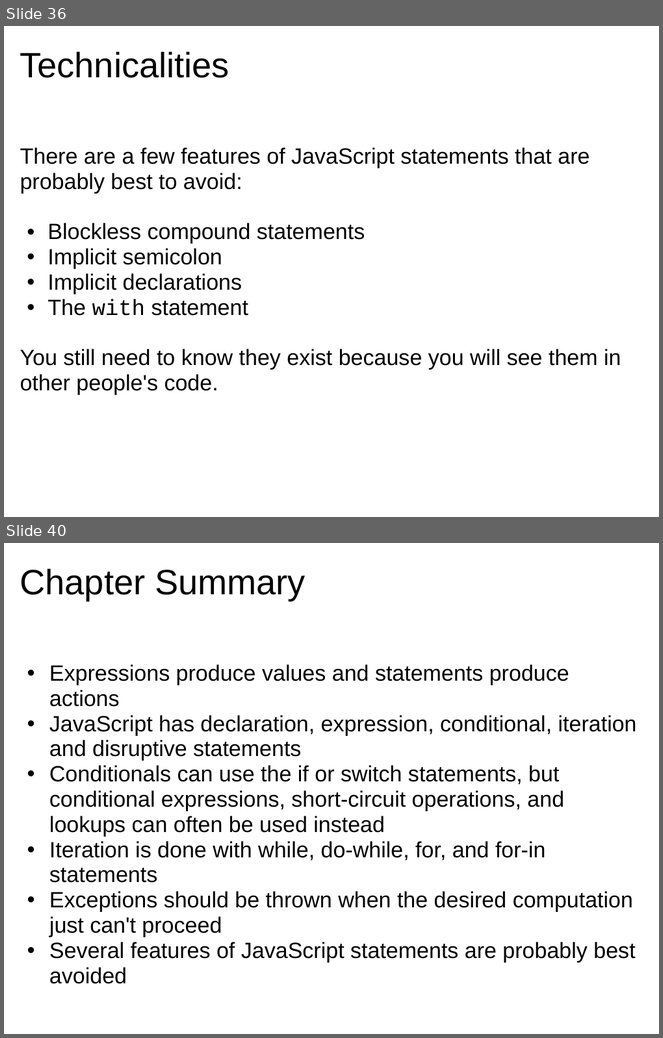
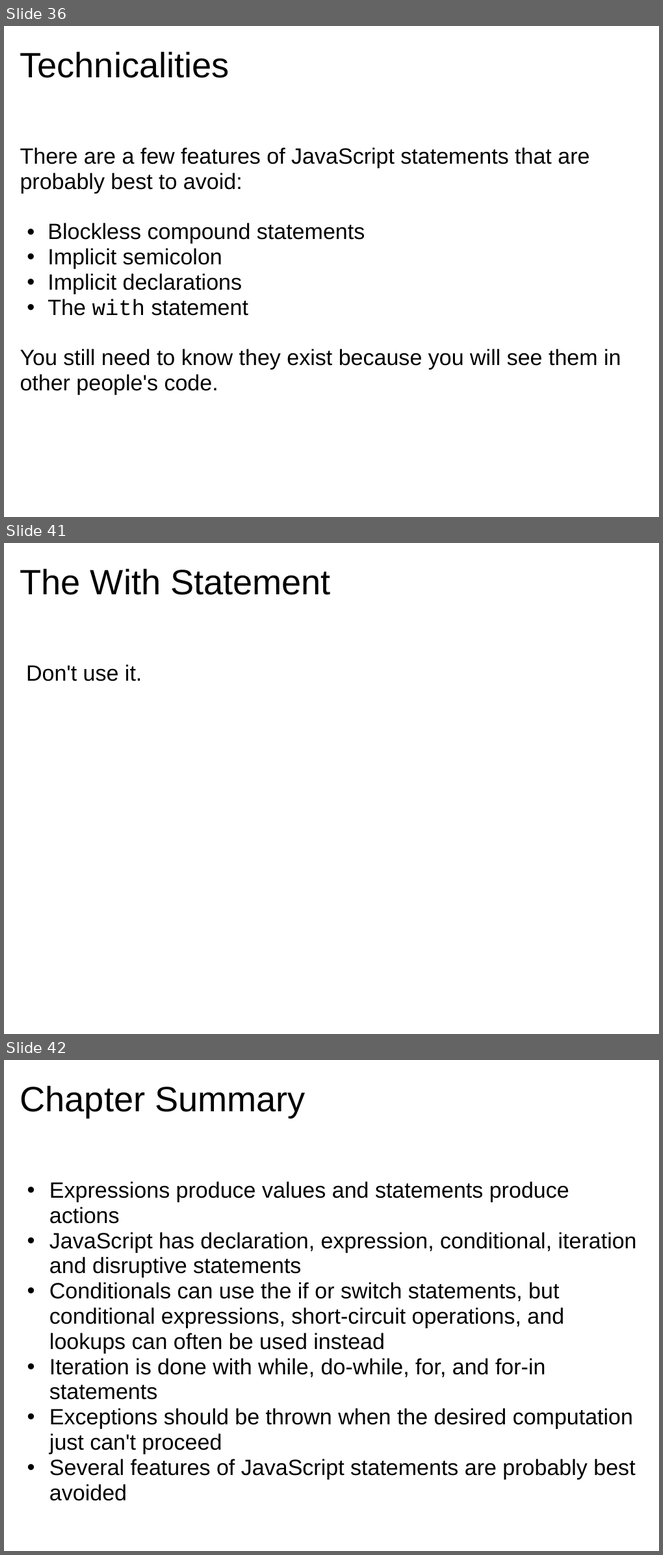
Before and after one commit to dondi/javascript-book, a slide deck: presentations/Chapter_4_Presentation.ppt. Shown one above the other, each under a label of ours: slides 36 and 40 before the commit, slides 36, 41 and 42 after it; the slides between them are not shown. The pictures are 663x1038 and 663x1555 pixels, drawn with LibreOffice and Linux fonts; fonts in the diff are those of the drawing; background and template pictures are left out. Boxes give left, top, right and bottom in pixels: in the first picture for what was removed or moved away, otherwise in the second. Text is boxed around its words. In the diff, an @@ line names an element or a change of style, - is before the commit and + after.

```diff
--- a/presentations/Chapter_4_Presentation.ppt
+++ b/presentations/Chapter_4_Presentation.ppt
@@ slide 41 added at box(4, 543, 659, 1034), background picture (left out) @@
@@ title added at box(20, 568, 331, 595), 43 pt, text #000000 @@
+The With Statement
@@ text added at box(26, 665, 142, 681), 27 pt, text #000000 @@
+Don't use it.
@@ what was slide 40 is now slide 42 @@
```
Also in this commit, not shown: 4 other slides added, 3 slides removed.
